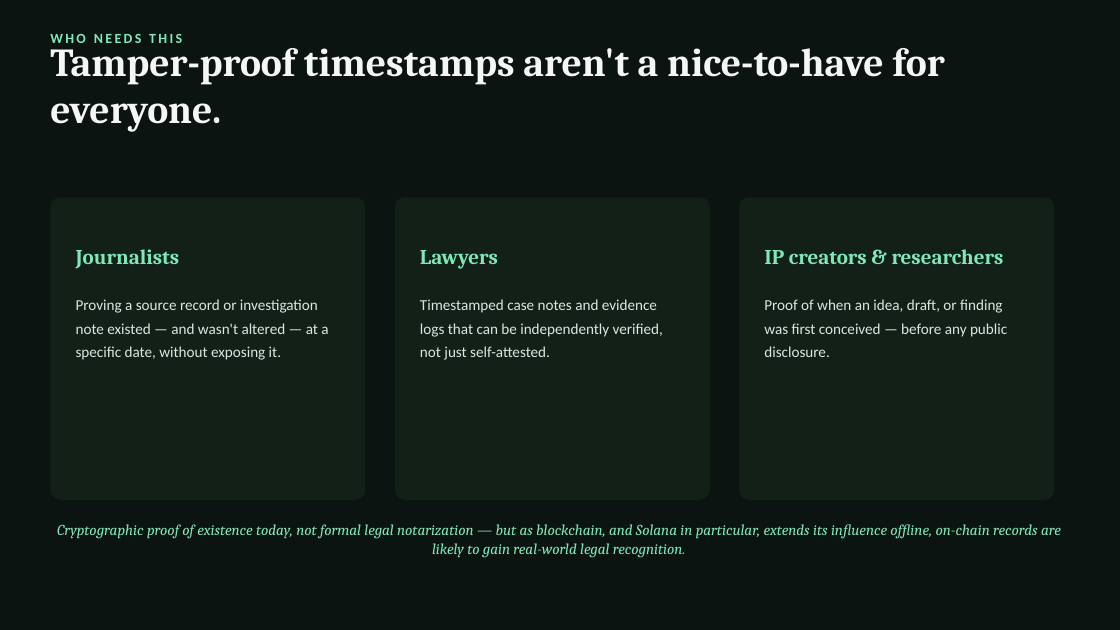
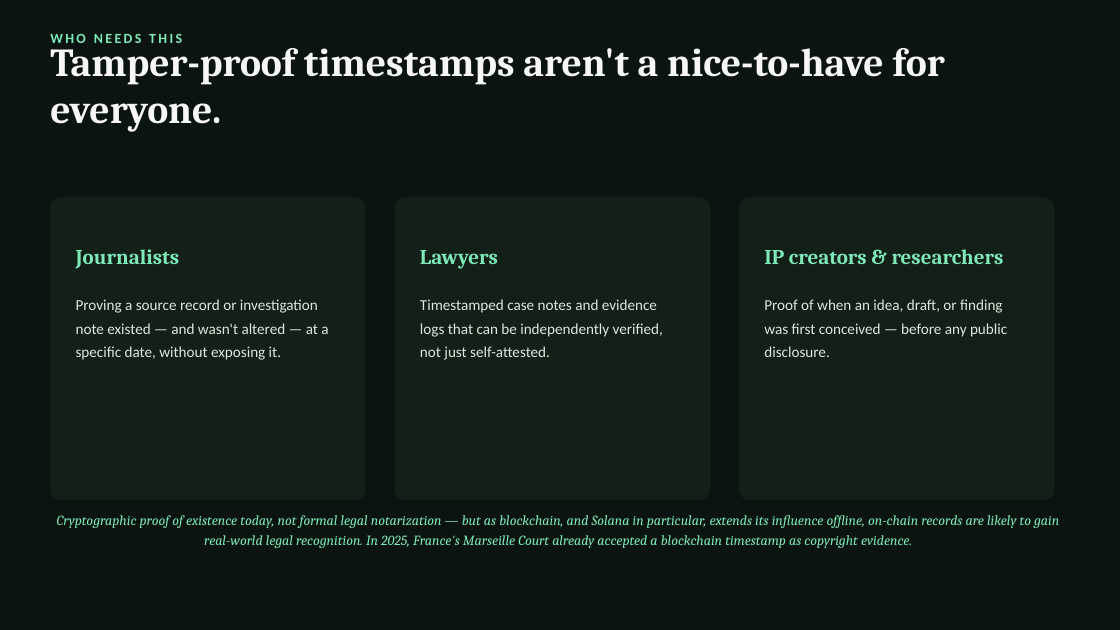
Before and after one commit to jungmin1212/legal, a slide deck: slide 3 of VaultMemo/VaultMemo_Pitch_Deck.pptx. Drawn at 1120x630 pixels with LibreOffice and Linux fonts; fonts in the diff are those of the drawing. Boxes give left, top, right and bottom in pixels: in the first picture for what was removed or moved away, otherwise in the second. Text is boxed around its words. In the diff, an @@ line names an element or a change of style, - is before the commit and + after.

Commit message:
Add French Marseille court precedent and content+proof co-preservation point

```diff
--- a/VaultMemo/VaultMemo_Pitch_Deck.pptx
+++ b/VaultMemo/VaultMemo_Pitch_Deck.pptx
@@ text at bbox=[57, 515, 1059, 548]: text changed; size 13 to 12 pt @@
-Cryptographic proof of existence today, not formal legal notarization — but as blockchain, and Solana in particular, extends its influence offline, on-chain records are likely to gain real-world legal recognition.
+Cryptographic proof of existence today, not formal legal notarization — but as blockchain, and Solana in particular, extends its influence offline, on-chain records are likely to gain real-world legal recognition. In 2025, France's Marseille Court already accepted a blockchain timestamp as copyright evidence.
```
Also in this commit, not shown: 1 other slide changed.
